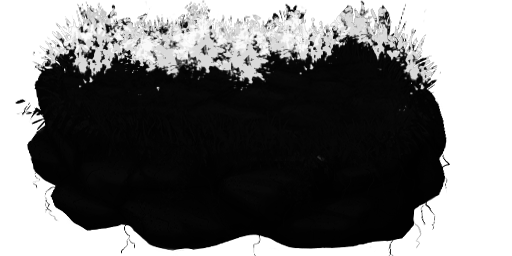
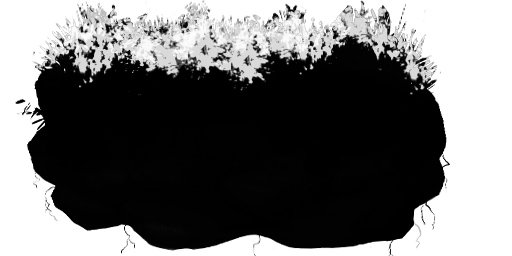
Comparing the layer stacks of the two (512, 256) images. Changes:
painted on "Small.png" over [15, 1, 450, 253]
